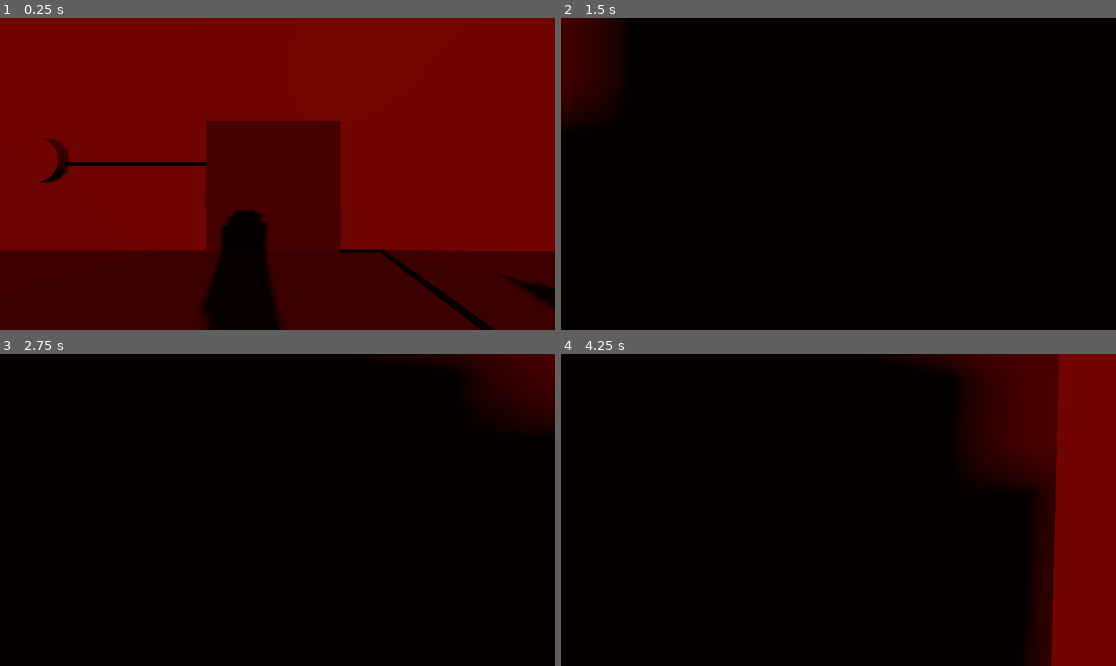
Above: before the commit, frames 1-4 (two rows, left to right).
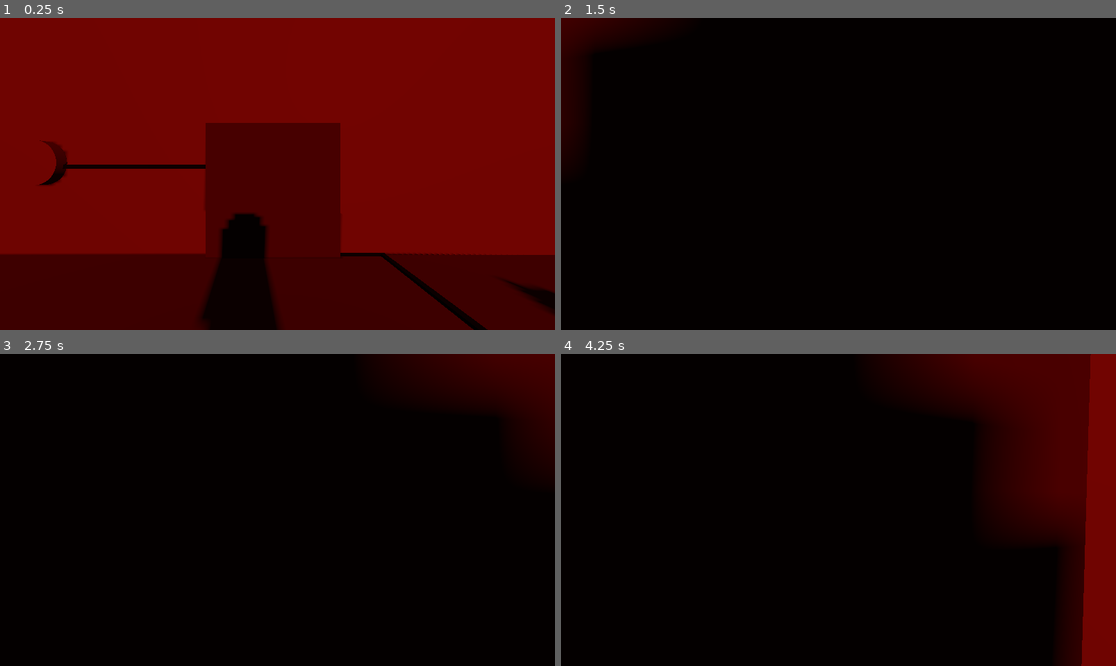
Above: after the commit, the same moments.

Repository: ThreeCoffees/HackYeah2025
Game: Godot game, scene res://test_scenes/gremble_test_scene.tscn
The game is run twice, just before and just after one commit, with the same random seed, the same clock (stepped at 60 frames per second) and the same inputs. This scene is started directly instead of the project's main scene.
Inputs (mouse positions are in pixels of both pictures, inside the frame that each line leads up to):
- Up to frame 1 (0.25 s): no input
- Up to frame 2 (1.5 s): move the mouse to (866, 174) at 0.52 s; hold W (move_forward) from 0.53 s (still down); click (866, 174) at 0.6 s; tap Space (jump) at 0.77 s; move the mouse to (810, 174) at 1.27 s; click (810, 174) at 1.35 s
- Up to frame 3 (2.75 s): keep holding W (move_forward); tap Space (jump) at 1.52 s; tap Enter at 2 s; move the mouse to (288, 503) at 2.02 s; click (288, 503) at 2.1 s
- Up to frame 4 (4.25 s): keep holding W (move_forward); tap Space (jump) at 2.75, 3.02, 3.77 s; move the mouse to (832, 516) at 2.77 s; click (832, 516) at 2.85 s; tap Enter at 3.5 s; move the mouse to (877, 513) at 3.52 s; click (877, 513) at 3.6 s

The runs differ from the first frame. In frame 1, 2.5% of the frame differs, in the area x 0-100%, y 32-100%; in frame 2, 1.6%; in frame 3, 1.4%; in frame 4, 9.5%, in the area x 58-96%, y 0-100%.

Commit message:
Fixed camera

Diff:
--- a/test_scenes/gremble_test_scene.tscn
+++ b/test_scenes/gremble_test_scene.tscn
@@ -50,7 +50,7 @@
 transform = Transform3D(1, 0, 0, 0, 1, 0, 0, 0, 1, 0.09956217, 0.5702574, 5.5611873)
 
 [node name="PlayerCamera" parent="WalkingCharacter" instance=ExtResource("3_okhc2")]
-transform = Transform3D(1, 0, 0, 0, 1, 0, 0, 0, 1, 0, 1.5209637, -0.3111372)
+transform = Transform3D(1, 0, 0, 0, 1, 0, 0, 0, 1, 0, 1.587425, -0.34698296)
 
 [node name="StaticWall" type="StaticBody3D" parent="."]
 transform = Transform3D(1, 0, 0, 0, 1, 0, 0, 0, 1, -11, -0.5, 0)
Not shown: 1 places in player/player_camera.tscn that only renumber resources
Not shown: 1 places in test_scenes/gremble_test_scene.tscn that only renumber resources
